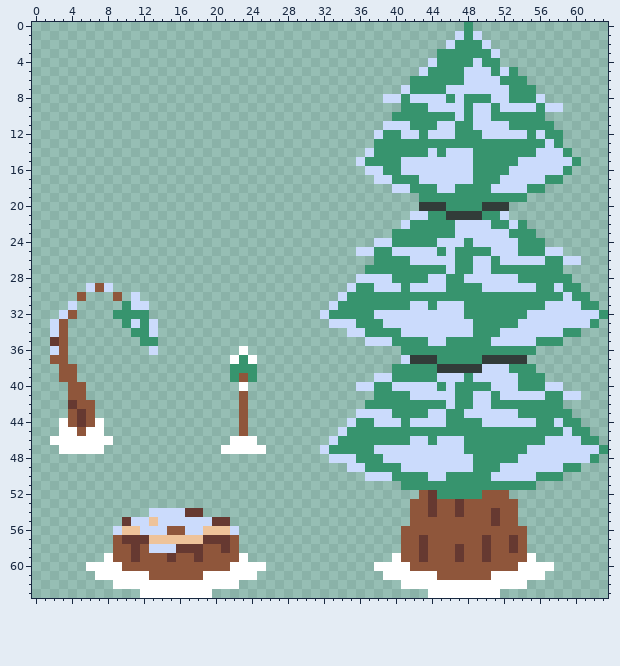
Pixel-art file, stored at Assets/Sprites/Pine.aseprite. The first picture shows the starting point.
64x64 pixels, 1 frame.
After:
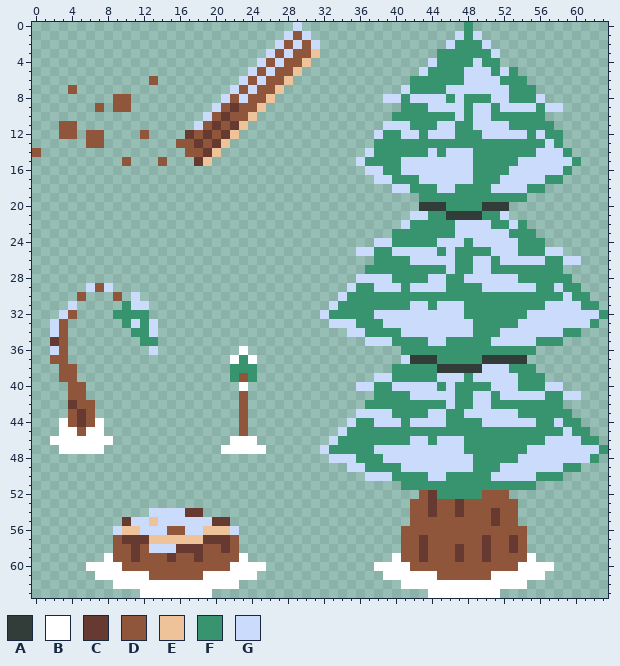
Palette (. is transparent): A #323c39  B #ffffff  C #663931  D #8f563b  E #eec39a  F #37946e  G #cbdbfc
Changes in this commit:
y 0: x 29 . -> G
y 1: x 28..30 ... -> GDG
y 2: x 27..31 ..... -> GDGDG
y 3: x 26..31 ...... -> GDGDDE
y 4: x 25..30 ...... -> GDGDDE
y 5: x 24..29 ...... -> GDGDDE
y 6: x 13 . -> D; x 23..28 ...... -> GDGDDE
y 7: x 4 . -> D; x 22..27 ...... -> GDGDDE
y 8: x 9..10 .. -> DD; x 21..26 ...... -> GDGDDE
y 9: x 7 . -> D; x 9..10 .. -> DD; x 20..25 ...... -> GDCDDE
y 10: x 19..24 ...... -> GDCDDE
y 11: x 3..4 .. -> DD; x 18..23 ...... -> GDCDCE
y 12: x 3..4 .. -> DD; x 6..7 .. -> DD; x 12 . -> D; x 17..22 ...... -> CDCDCE
y 13: x 6..7 .. -> DD; x 16..21 ...... -> DDCDCE
y 14: x 0 . -> D; x 17..20 .... -> DDCE
y 15: x 10 . -> D; x 14 . -> D; x 18..19 .. -> CE
Where, in picture pixels (left, top, right, bottom), the same in both pictures:
added: (32, 22, 320, 166)
